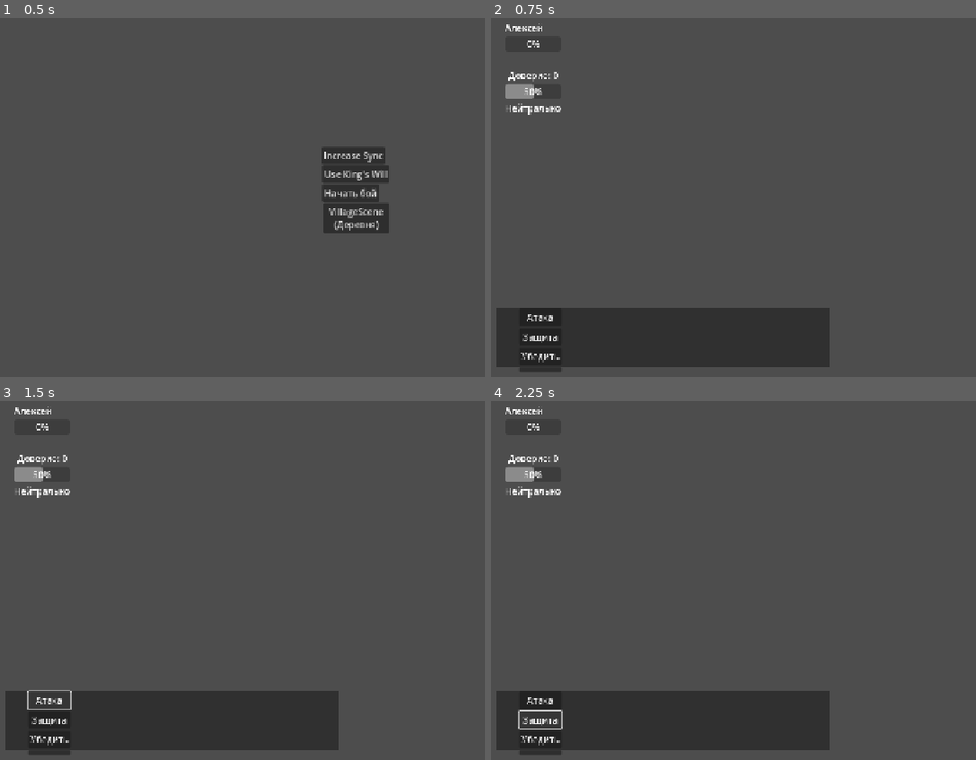
Above: before the commit, frames 1-4 (two rows, left to right).
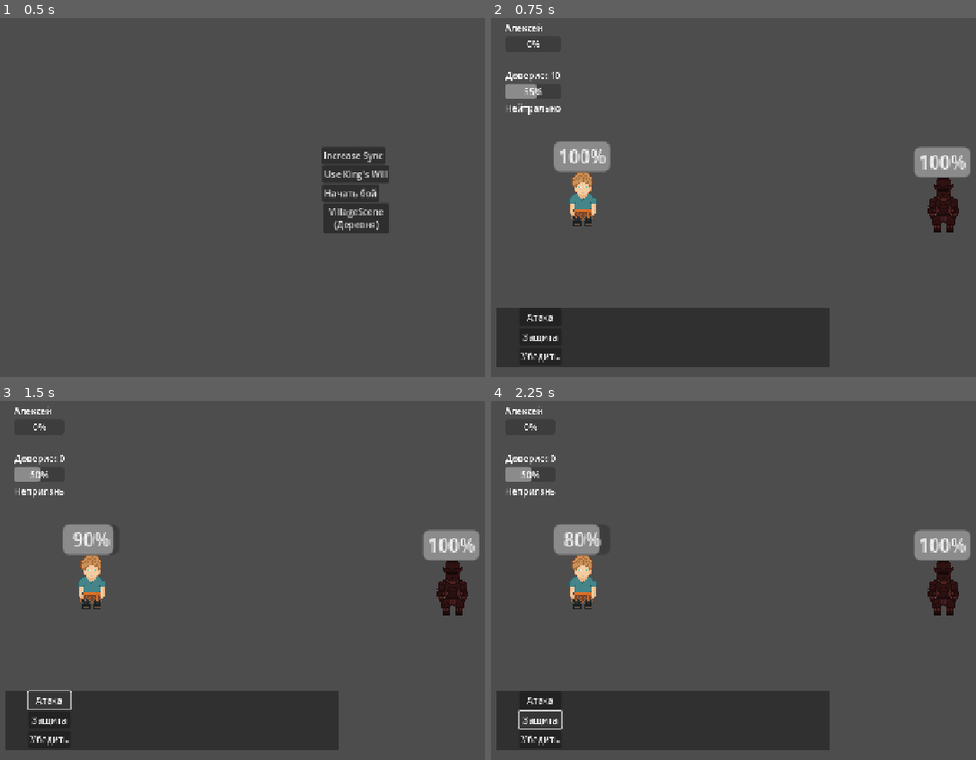
Above: after the commit, the same moments.

Repository: Stadnik132/my_games
Game: Godot game, scene res://Scenes/TestRoom.tscn
Two runs of this game, one before a commit and one after it. Both use one fixed random seed, a clock stepped at 60 frames per second and the inputs below. The engine's default icon, where the game draws it, is replaced by a stand-in: a white triangle on a blue panel in a dark square.
Inputs:
- Up to frame 1 (0.5 s): no input
- Up to frame 2 (0.75 s): click "Начать бой" at 0.5 s
- Up to frame 3 (1.5 s): click "Атака" at 1.25 s
- Up to frame 4 (2.25 s): click "Защита" at 2 s

Frame 1 is identical in both runs. In frame 2, 3.5% of the frame differs, in the area x 2-99%, y 15-99%; in frame 3, 3.6%, in the area x 2-99%, y 6-99%; in frame 4, 3.5%.
Error before the commit: Parse Error: Could not resolve external class member "execute". (res://Scripts/Battle/BattleManager.gd:109)
Error after the commit: Invalid assignment of property or key 'texture' with value of type 'CompressedTexture2D' on a base object of type 'null instance'. (res://Scenes/Units/Enemies/…

Commit message:
0.0.02
24.10 Голова кипит. Нужно сделать что бы враг не создавался в battlemanager, а отдельно.

Diff:
--- a/Scenes/UI/DialogUI.tscn
+++ b/Scenes/UI/DialogUI.tscn
@@ -1,97 +1,11 @@
 [gd_scene load_steps=2 format=3 uid="uid://xwn3a3o7sbw6"]
 
-[sub_resource type="GDScript" id="GDScript_4ta1a"]
-script/source = "# DialogUI.gd
-extends Control
-
-# ССылки на узлы сцены(Диалогове окно). Это подготовка переменых при полной подгрузке сцены.
-@onready var speaker_label: Label = $SpeakerLabel #Показывает имя гвоорящего
-@onready var dialog_label: Label = $DialogLabel #Показывает сам диалог
-@onready var options_container: VBoxContainer = $VBoxContainer #Окно диалога
-
-# Переменные для данных диалога
-var current_dialogue_data: Array #Хер пойми, но что-то типа списка с диалогом
-var current_line_id: int = 0 #id диалога, который начинается с 0
-
-func _ready(): #это специальная функция, которая автоматически выполняется когда объект появляется на сцене
-	# Прячем диалоговое окно при запуске
-	hide()
-	# Загружаем тестовый диалог (временно для проверки)
-	load_dialogue(\"res://test_dialogue.json\") #вызываем нашу функцию загрузки диалога и говорим ей: \"возьми файл test_dialogue.json из папки проекта\"
-
-# Функция загрузки диалога из JSON
-func load_dialogue(file_path: String): #Созадли функцию. # В этот момент file_path = \"res://test_dialogue.json\"
-	var file = FileAccess.open(file_path, FileAccess.READ) # FileAccess.READ - КОНСТАНТА, означающая \"открыть файл только для чтения\"  # Результат: переменная file теперь содержит ссылку на открытый файл
-	if file == null:
-		print(\"Ошибка загрузки диалога: \", file_path)
-		return # return - ВСТРОЕННАЯ команда \"прекрати выполнение этой функции\"
-	var json = JSON.new()  # JSON - это ВСТРОЕННЫЙ КЛАСС(это \"шаблон для создания одинаковых объектов\") Godot для работы с JSON форматом  # .new() - МЕТОД для создания нового экземпляра класса
-	var error = json.parse(file.get_as_text())  # .parse() - МЕТОД класса JSON для преобразования текста в данные # file.get_as_text() - МЕТОД класса FileAccess, читает весь текст из файла
-	 # Результат: error содержит код ошибки (0 если успешно)
-	if error == OK: # OK - это ВСТРОЕННАЯ КОНСТАНТА Godot, равная 0 (успех)
-		var data = json.data # .data - СВОЙСТВО класса JSON, содержит распарсенные данные
-		current_dialogue_data = data[\"lines\"]  # data[\"lines\"] - обращение к КЛЮЧУ \"lines\" в словаре data
-		show_line(0) # Начинаем с первой реплики.  # show_line() - это НАША функция, которую мы создали ниже   # (0) - передаем параметр 0, означающий \"показать первую реплику\"
-	else:
-		print(\"Ошибка парсинга JSON в строке \", json.get_error_line(), \": \", json.get_error_message())  # .get_error_line() и .get_error_message() - МЕТОДЫ класса JSON
-
-# Основная функция показа реплики
-func show_line(line_id: int): # (Эту функцию МЫ САМИ создали - она вызывается из load_dialogue) # line_id - ПАРАМЕТР, который передаем при вызове
-	current_line_id = line_id # [line_id] - обращение к элементу массива по индексу
-	var line = current_dialogue_data[line_id]
-
-	# Устанавливаем текст говорящего и реплики. Здесь переменные , созданные ранее, будут отображать на узлах говорящего и текст из json файла
-	speaker_label.text = line[\"speaker\"] # .text - СВОЙСТВО узла Label, отвечает за отображаемый текст
-	dialog_label.text = line[\"text\"]
-
-	# Очищаем старые варианты ответов
-	for child in options_container.get_children(): # .get_children() - МЕТОД, возвращает список ВСЕХ дочерних узлов
-		child.queue_free()  # .queue_free() - МЕТОД, помечает узел для удаления из памяти
-
-	# Создаем кнопки для новых вариантов ответа
-	for response in line[\"responses\"]: # line[\"responses\"] - получаем МАССИВ ответов из текущей реплики диалога
-			var button = Button.new()
-			button.text = response[\"text\"]
-			# Создаем локальную копию response для передачи в функцию
-			var response_data = response
-			button.pressed.connect(_on_option_selected.bind(response_data))
-			options_container.add_child(button)
-
-			# Обработчик выбора варианта ответа
-func _on_option_selected(response: Dictionary): #Dictionary (словарь) - неупорядоченный набор \"ключ-значение\":
-	# ПРОВЕРЯЕМ ДОСТАТОЧНО ЛИ ДОВЕРИЯ ДЛЯ ЭТОГО ДЕЙСТВИЯ
-	var has_enough_trust = RelationshipManager.sync_level >= response.get(\"sync_required\", 0)
-
-	# Если есть Воля Короля - принуждаем выполнить
-	if response.get(\"force_success\", false) and RelationshipManager.use_king_will(): # response.get(\"force_success\", false) - проверяем, есть ли у ответа принуждение  # RelationshipManager.use_king_will() - пытаемся потратить Волю Короля
-		has_enough_trust = true # Принудительно делаем доверие достаточным (СДЕЛАНО НЕ ПРАВИЛЬНО, ПОТОМУ ЧТО ПРИНУЖДЕНИЕ ДОЛЖНО ИДТИ ПОСЛЕ ВЫБОРА ОДНОГО ИЗ ВАРИАНТОВ И ЕСЛИ ПЕРСОНАЖ ОТКАЗЫВАЕТСЯ,ТО МОЖНО ПРИМЕНИТЬ ВОЛЮ КОРОЛЯ)
-
-	var next_line_id = -1 # -1 означает \"конец диалога\"
-
-	if has_enough_trust:
-		# Игрок выполняет приказ
-		if response.has(\"sync_change\"):
-			RelationshipManager.change_sync(response[\"sync_change\"])
-		print(\"Персонаж выполнил приказ: \", response[\"text\"])
-		next_line_id = response.get(\"success_line\", -1)
-	else:
-		# Игрок ОТКАЗЫВАЕТСЯ выполнять приказ
-		var refusal_penalty = response.get(\"refusal_penalty\", -15)
-		RelationshipManager.change_sync(refusal_penalty)
-		print(\"Персонаж отказался выполнять приказ! Доверие снижено.\")
-		next_line_id = response.get(\"failure_line\", -1)
-
-	# Переходим к следующей реплике
-	if next_line_id == -1:
-		hide()
-	else:
-		show_line(next_line_id)
-"
+[ext_resource type="Script" uid="uid://c301l3cifiptk" path="res://Scripts/dialog/DialogUI.gd" id="1_qjaxh"]
 
 [node name="DialogUi" type="Control"]
 layout_mode = 3
 anchors_preset = 0
-script = SubResource("GDScript_4ta1a")
+script = ExtResource("1_qjaxh")
 
 [node name="ColorRect" type="ColorRect" parent="."]
 layout_mode = 0
--- a/Scenes/Units/Enemies/BaseEnemy.tscn
+++ /dev/null
@@ -1,14 +0,0 @@
-[gd_scene load_steps=2 format=3 uid="uid://b6uxebrv4kq3k"]
-
-[ext_resource type="Script" uid="uid://beibfd4ftm2s4" path="res://Scripts/Battle/BattleUnitVisual.gd" id="1_2yh0p"]
-
-[node name="BaseEnemy" type="Node2D"]
-script = ExtResource("1_2yh0p")
-
-[node name="GuardEnemy" type="Node2D" parent="."]
-
-[node name="Sprite" type="Sprite2D" parent="GuardEnemy"]
-
-[node name="ProgressBar" type="ProgressBar" parent="GuardEnemy"]
-offset_right = 4.0
-offset_bottom = 27.0
--- a/Scenes/Units/Enemies/GuardEnemy.gd
+++ b/Scenes/Units/Enemies/GuardEnemy.gd
@@ -3,5 +3,10 @@
 extends "res://Scripts/Battle/BattleUnitVisual.gd"  # ← Наследуем от Visual
 
 func _ready():
-	# Больше не настраиваем данные здесь - они придут из BattleManager
-	pass  # Ничего не делаем!
+	# СОЗДАЁМ ДАННЫЕ прямо в сцене
+	var enemy_data = BattleUnitData.new()
+	enemy_data.setup_unit("Страж", 80, 12, 3)
+	setup_visual(enemy_data)  # Передаём данные в визуал
+
+	# Настраиваем уникальный спрайт
+	$Sprite2D.texture = load("res://Assets/Sprites/bload Knight.png")
--- a/Scenes/Units/Player/PlayerUnit.tscn
+++ b/Scenes/Units/Player/PlayerUnit.tscn
@@ -1,6 +1,6 @@
 [gd_scene load_steps=2 format=3 uid="uid://cn4y20evfkjjn"]
 
-[ext_resource type="Script" uid="uid://dha531yc1sv70" path="res://Scenes/Units/Player/PlayerUnit.gd" id="1_cc56m"]
+[ext_resource type="Script" uid="uid://dha531yc1sv70" path="res://Scripts/Unit/PlayerBattle.gd" id="1_cc56m"]
 
 [node name="PlayerUnit" type="Node2D"]
 script = ExtResource("1_cc56m")
--- a/Scripts/Battle/AttackAction.gd
+++ b/Scripts/Battle/AttackAction.gd
@@ -12,7 +12,7 @@
 	refusal_penalty = -15 # Значительный штраф при отказе атаковать
 
 # Реализация логики атаки
-func execute(caster: BattleUnitData, target: BattleUnitData) -> bool:
+func execute(caster: BattleUnitVisual, target: BattleUnitVisual) -> bool:
 	# Расчет урона: атака атакующего минус защита цели
 	var damage = caster.attack_power - target.defense_power
 	damage = max(1, damage)  # Гарантируем минимальный урон = 1
--- a/Scripts/Battle/BattleAction.gd
+++ b/Scripts/Battle/BattleAction.gd
@@ -1,6 +1,5 @@
 # BattleAction.gd - скрипт класса для показателей битвы
 class_name BattleAction
-extends Resource
 
 # Базовый класс для всех действий в бою. Наследуется от Resource для возможности
 # сохранения/загрузки и использования в редакторе Godot.
--- a/Scripts/Battle/BattleManager.gd
+++ b/Scripts/Battle/BattleManager.gd
@@ -123,7 +123,7 @@
 	enemy_data.setup_unit("Страж", 80, 12, 3)  # Настраиваем параметры врага
 
 	# Создаем ВИЗУАЛЬНУЮ сцену врага и передаем ей ДАННЫЕ
-	enemy_unit = load("res://Scenes/Units/Enemies/BaseEnemy.tscn").instantiate()
+	enemy_unit = load("res://Scenes/Units/Enemies/GuardEnemy.tscn").instantiate()
 	enemy_unit.setup_visual(enemy_data)  # Передаем данные в визуальное представление
 
 	# Добавляем юнитов на сцену
--- a/Scripts/Battle/DefendAction.gd
+++ b/Scripts/Battle/DefendAction.gd
@@ -12,7 +12,7 @@
 	refusal_penalty = -5  # Небольшой штраф за отказ защищаться
 
 # Реализация логики защиты (временная заглушка)
-func execute(caster: BattleUnitData, target: BattleUnitData) -> bool:
+func execute(caster: BattleUnitVisual, target: BattleUnitVisual) -> bool:
 	# ВРЕМЕННАЯ РЕАЛИЗАЦИЯ - позже добавим реальную механику защиты
 	# (например, временное увеличение защиты или поглощение урона)
 	print(caster.unit_name + " защищается!")
--- a/Scripts/Battle/PersuadeAction.gd
+++ b/Scripts/Battle/PersuadeAction.gd
@@ -12,7 +12,7 @@
 	refusal_penalty = -10 # Штраф за отказ пытаться убедить
 
 # Реализация логики убеждения (временная заглушка)
-func execute(caster: BattleUnitData, target: BattleUnitData) -> bool:
+func execute(caster: BattleUnitVisual, target: BattleUnitVisual) -> bool:
 	# ВРЕМЕННАЯ РЕАЛИЗАЦИЯ - позже добавим реальную механику убеждения
 	# (например, шанс завершить бой мирно или ослабить врага)
 	print(caster.unit_name + " пытается убедить противника!")
--- a/Scripts/Unit/PlayerBattle.gd
+++ b/Scripts/Unit/PlayerBattle.gd
@@ -1,6 +1,6 @@
 #PlayerBattle.GD - скрипт игрока в битве
 
-extends "res://Scripts/Battle/BattleUnitData.gd"
+extends "res://Scripts/Battle/BattleUnitVisual.gd"
 
 func _ready():
 	# Больше не настраиваем данные здесь - они придут из RelationshipManager
